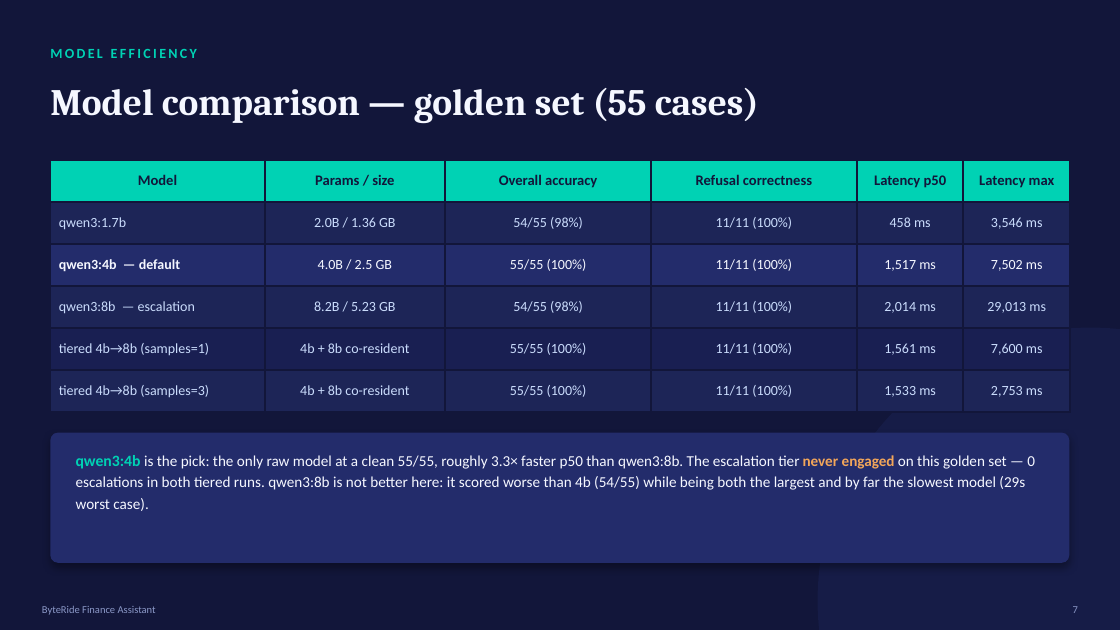
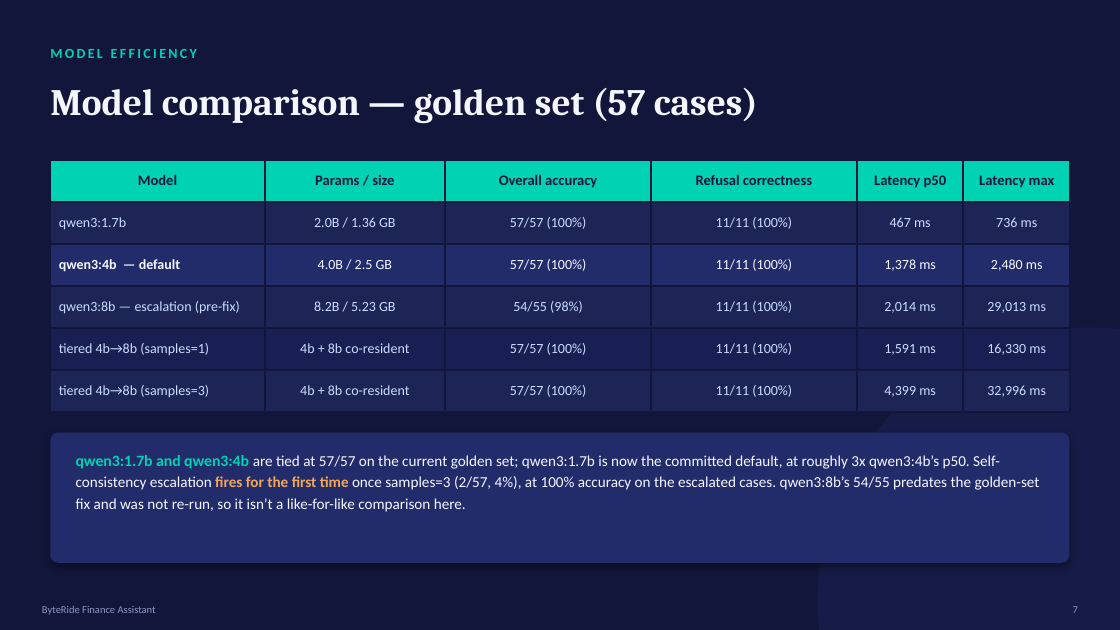
Before and after one commit to Aahan215/ByteRideFinanceAssistant, a slide deck: slide 7 of docs/deck.pptx. Drawn at 1120x630 pixels with LibreOffice and Linux fonts; fonts in the diff are those of the drawing. Boxes give left, top, right and bottom in pixels: in the first picture for what was removed or moved away, otherwise in the second. Text is boxed around its words. In the diff, an @@ line names an element or a change of style, - is before the commit and + after.

```diff
--- a/docs/deck.pptx
+++ b/docs/deck.pptx
@@ text at box(50, 88, 758, 123): text changed @@
-Model comparison — golden set (55 cases)
+Model comparison — golden set (57 cases)
@@ table at box(50, 160, 1070, 416) @@
-row 2: qwen3:1.7b | 2.0B / 1.36 GB | 54/55 (98%) | 11/11 (100%) | 458 ms | 3,546 ms
+row 2: qwen3:1.7b | 2.0B / 1.36 GB | 57/57 (100%) | 11/11 (100%) | 467 ms | 736 ms
-row 3: qwen3:4b — default | 4.0B / 2.5 GB | 55/55 (100%) | 11/11 (100%) | 1,517 ms | 7,502 ms
+row 3: qwen3:4b — default | 4.0B / 2.5 GB | 57/57 (100%) | 11/11 (100%) | 1,378 ms | 2,480 ms
-row 4, column 1: qwen3:8b — escalation
+row 4, column 1: qwen3:8b — escalation (pre-fix)
-row 5: tiered 4b→8b (samples=1) | 4b + 8b co-resident | 55/55 (100%) | 11/11 (100%) | 1,561 ms | 7,600 ms
+row 5: tiered 4b→8b (samples=1) | 4b + 8b co-resident | 57/57 (100%) | 11/11 (100%) | 1,591 ms | 16,330 ms
-row 6: tiered 4b→8b (samples=3) | 4b + 8b co-resident | 55/55 (100%) | 11/11 (100%) | 1,533 ms | 2,753 ms
+row 6: tiered 4b→8b (samples=3) | 4b + 8b co-resident | 57/57 (100%) | 11/11 (100%) | 4,399 ms | 32,996 ms
@@ text at box(76, 455, 1040, 512): text changed @@
-qwen3:4b is the pick: the only raw model at a clean 55/55, roughly 3.3× faster p50 than qwen3:8b. The escalation tier never engaged on this golden set — 0 escalations in both tiered runs. qwen3:8b is not better here: it scored worse than 4b (54/55) while being both the largest and by far the slowest model (29s worst case).
+qwen3:1.7b and qwen3:4b are tied at 57/57 on the current golden set; qwen3:1.7b is now the committed default, at roughly 3x qwen3:4b’s p50. Self-consistency escalation fires for the first time once samples=3 (2/57, 4%), at 100% accuracy on the escalated cases. qwen3:8b’s 54/55 predates the golden-set fix and was not re-run, so it isn’t a like-for-like comparison here.
```
Also in this commit, not shown: 2 other slides changed, 4 other files.
